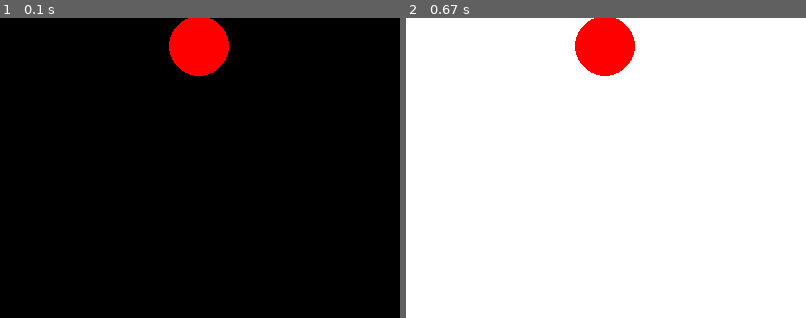
Above: before the commit, frames 1-2 (left to right).
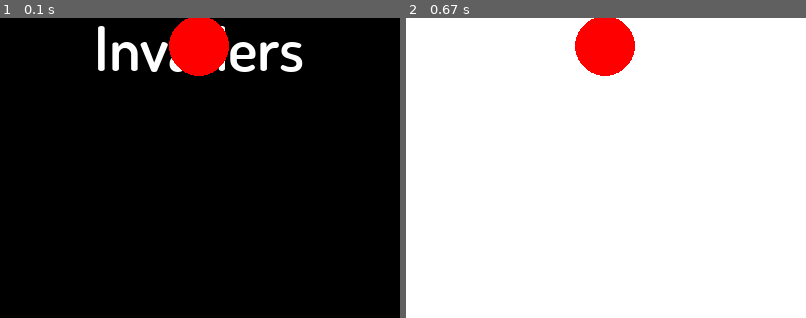
Above: after the commit, the same moments.

Repository: Sushirod/SpaceInvaders
Game: pygame game, started from src/pygame_app.py
The game is run twice, just before and just after one commit, with the same random seed, the same clock (stepped at 60 frames per second) and the same inputs.
Inputs:
- Up to frame 1 (0.1 s): no input
- Up to frame 2 (0.67 s): tap Enter at 0.33 s
The pictures show only the part of the screen within x 25-75%, y 45-95%; the shares and areas given below are measured in that part.

The runs differ from the first frame. In frame 1, 2.0% of the frame differs, in the area x 24-76%, y 2-18%; in frame 2, nothing differs.

Commit message:
Se agrego el Texto Invaders

Diff:
--- a/src/intro_scene.py
+++ b/src/intro_scene.py
@@ -5,6 +5,9 @@
     def __init__(self, app):
         self.app = app
         self.screen = app.screen
+        self.title = app.font.render("Invaders", True, (255,255,255))
+        self.title_rect = self.title.get_rect()
+        self.title_rect.center = (app.width//2, app.height//2)
         super().__init__('IntroScene')
 
     def start(self):
@@ -20,6 +23,7 @@
 
     def draw(self):
         self.screen.fill((0,0,0))
+        self.screen.blit(self.title, self.title_rect)
         pygame.draw.circle(self.screen,(255,0,0),(self.app.width/2,self.app.height/2), 30)
 
     def exit(self):
--- a/src/pygame_app.py
+++ b/src/pygame_app.py
@@ -9,14 +9,15 @@
         self.active_scene = None
         self.width = 800
         self.height = 600
+        self.font = None
         self.init_pygame()
 
     def init_pygame(self):
         pygame.init()
         self.screen = pygame.display.set_mode((self.width,self.height))
         self.clock = pygame.time.Clock()
+        self.load_assets()
         self.scenes = {'intro': IntroScene(self), 'play': PlayScene(self)}
-        self.load_assets()
         self.change_scene('intro')
 
     def change_scene(self, scene_name):
@@ -27,7 +28,7 @@
 
 
     def load_assets(self):
-        pass
+        self.font = pygame.font.Font('assets/fonts/DOSIS-SEMIBOLD.TTF', 62)
 
     def process_events(self):
         for event in pygame.event.get():
Binary file added: assets/fonts/BERNHC.TTF
Binary file added: assets/fonts/DOSIS-SEMIBOLD.TTF
Binary file added: assets/fonts/SMALLE.FON
